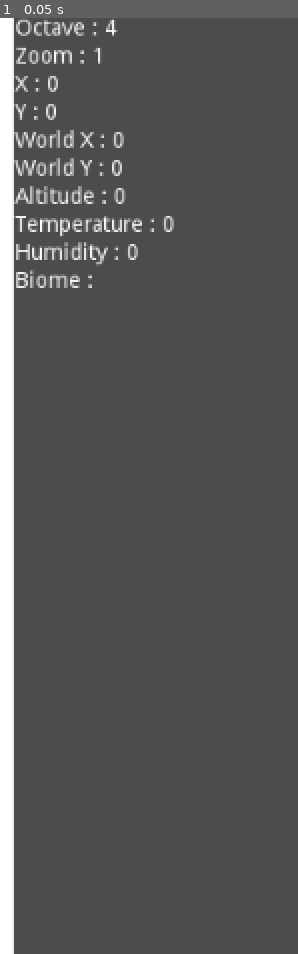
Above: before the commit, frame 1.
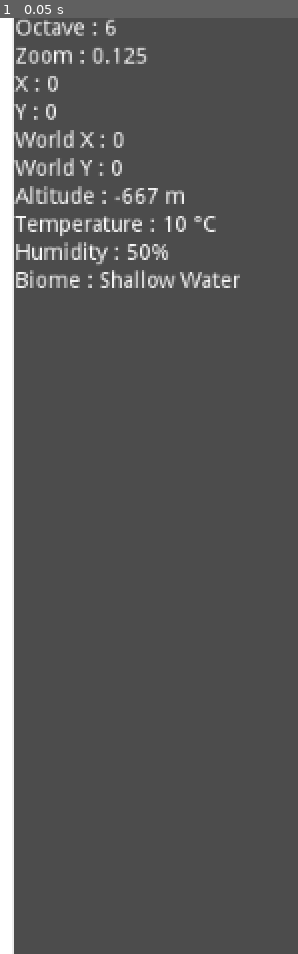
Above: after the commit, the same moment.

Repository: gokudomatic/godot-infinite-worldmap-demo
Game: Godot game, scene res://gdscript-demo/Main_2.tscn
Two runs of this game, one before a commit and one after it. Both use one fixed random seed, a clock stepped at 60 frames per second and the inputs below. The project has no main scene, so this scene is started directly.
Inputs:
- Up to frame 1 (0.05 s): no input

The runs differ from the first frame. In frame 1, 1.1% of the frame differs, in the area x 30-81%, y 0-29%.
Error before the commit: Parse Error: The class "BiomeGenerator" was found in global scope, but its script couldn't be loaded.

Commit message:
fix refactoring bugs

Diff:
--- a/gdscript-demo/Main_2.tscn
+++ b/gdscript-demo/Main_2.tscn
@@ -1,6 +1,6 @@
 [gd_scene load_steps=4 format=2]
 
-[ext_resource path="res://Map2.gdshader" type="Shader" id=1]
+[ext_resource path="res://gdscript-demo/Map2.gdshader" type="Shader" id=1]
 
 [sub_resource type="GDScript" id=6]
 script/source = "extends Control
--- a/gdscript-demo/thumbnailShader.gdshader
+++ /dev/null
@@ -1,17 +0,0 @@
-shader_type canvas_item;
-
-uniform sampler2D base_tex;
-uniform bool selected;
-
-void fragment() {
-    vec4 base = texture(base_tex, UV);
-	if(selected) {
-    if (UV.x < 0.01 || UV.x>0.99 || UV.y<0.01 || UV.y>0.99) { // if base transparent - result transparent
-        COLOR = vec4(1.0, 0.0, 0.0, 1.0);
-    } else { // if overlay is not transparent - draw overlay color
-        COLOR = base;
-    }}
-	else {
-		COLOR=base;
-	}
-}
--- a/project.godot
+++ b/project.godot
@@ -12,7 +12,7 @@
 "base": "Node",
 "class": "BiomeGenerator",
 "language": "GDScript",
-"path": "res://biome_generator.gd"
+"path": "res://gdscript-demo/biome_generator.gd"
 } ]
 _global_script_class_icons={
 "BiomeGenerator": ""
--- a/shader-demo/Main.tscn
+++ b/shader-demo/Main.tscn
@@ -1,6 +1,6 @@
 [gd_scene load_steps=6 format=2]
 
-[ext_resource path="res://Map.gdshader" type="Shader" id=1]
+[ext_resource path="res://shader-demo/Map.gdshader" type="Shader" id=1]
 
 [sub_resource type="GDScript" id=3]
 script/source = "extends Control
--- a/shader-demo/Map.gdshader
+++ b/shader-demo/Map.gdshader
@@ -143,9 +143,5 @@
 		COLOR = texture(COLOR_MAP, vec2(finalHeight, 0));
 	}
 
-	if(abs(0.25-finalHeight)<0.05){
-		COLOR=vec4(0f,0f,0f,1f);
-	}
-
 	//COLOR = vec4(finalHeight,0.0f,0.0f,1f);
 }
--- a/shader-demo/thumbnailShader.gdshader
+++ /dev/null
@@ -1,17 +0,0 @@
-shader_type canvas_item;
-
-uniform sampler2D base_tex;
-uniform bool selected;
-
-void fragment() {
-    vec4 base = texture(base_tex, UV);
-	if(selected) {
-    if (UV.x < 0.01 || UV.x>0.99 || UV.y<0.01 || UV.y>0.99) { // if base transparent - result transparent
-        COLOR = vec4(1.0, 0.0, 0.0, 1.0);
-    } else { // if overlay is not transparent - draw overlay color
-        COLOR = base;
-    }}
-	else {
-		COLOR=base;
-	}
-}
